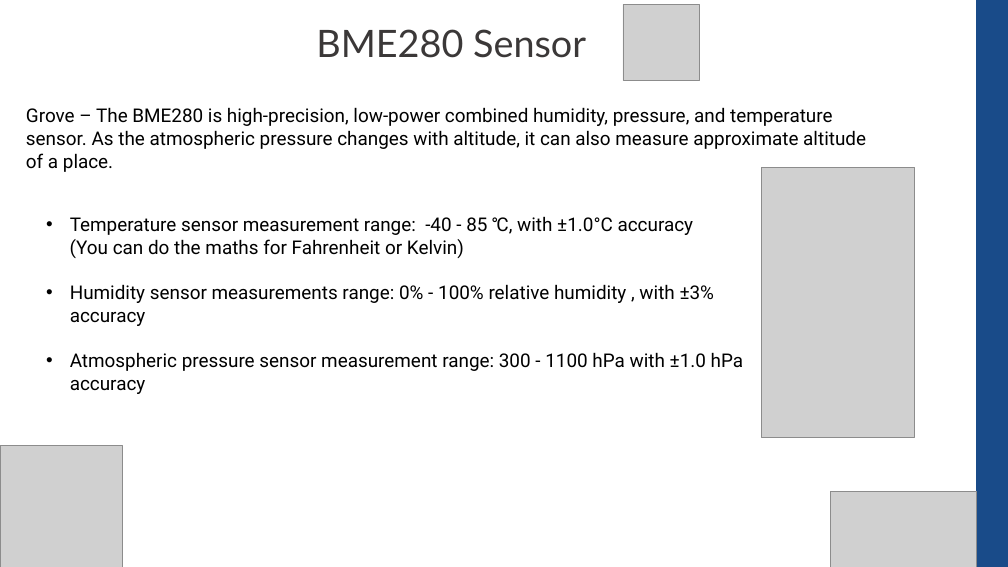
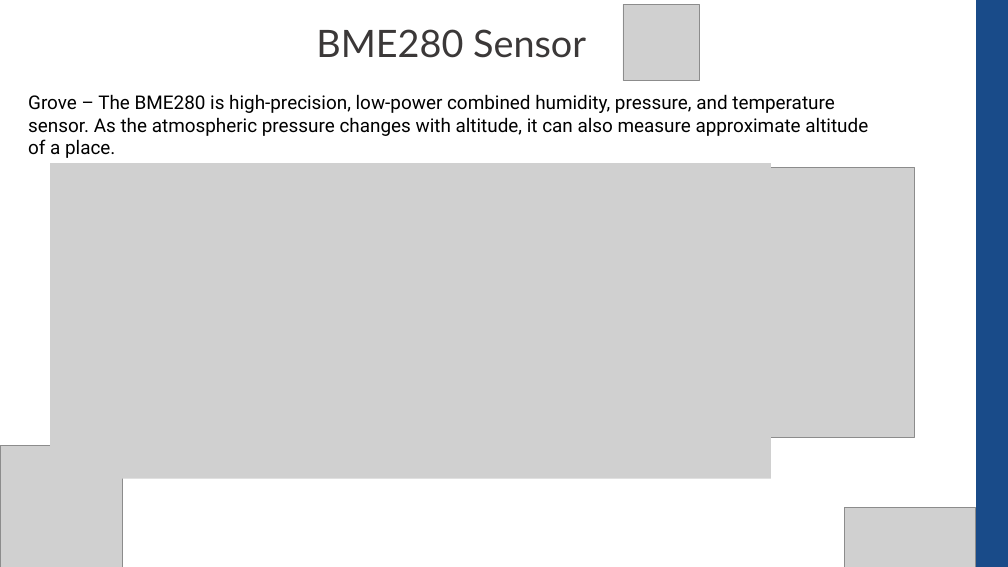
Before and after one commit to CompEng0001/IoT-and-Our-Schools-Environments-for-Education, a slide deck: slide 10 of Lessons/Sensors_101.pptx. Drawn at 1008x567 pixels with LibreOffice and Linux fonts; fonts in the diff are those of the drawing; grey boxes stand for pictures. Boxes give left, top, right and bottom in pixels: in the first picture for what was removed or moved away, otherwise in the second. Text is boxed around its words. In the diff, an @@ line names an element or a change of style, - is before the commit and + after.

Commit message:
Content Added
I have added equations to support the more complex sensor, such as the dust concentration equation and the MQ5 gas equations

```diff
--- a/Lessons/Sensors_101.pptx
+++ b/Lessons/Sensors_101.pptx
@@ text "Grove – The BME280 is ...": place and size @@
-text "Grove – The BME280 is ..." at <box>26,107,866,172</box>
+text "Grove – The BME280 is ..." at <box>28,94,868,158</box>
@@ picture added at <box>50,163,771,479</box> @@
@@ text removed at <box>70,216,743,394</box> @@
-• Temperature sensor measurement range: -40 - 85 ℃, with ±1.0°C accuracy
-(You can do the maths for Fahrenheit or Kelvin)
-• Humidity sensor measurements range: 0% - 100% relative humidity , with ±3% accuracy
-• Atmospheric pressure sensor measurement range: 300 - 1100 hPa with ±1.0 hPa accuracy
@@ picture: place and size @@
-picture at <box>830,492,977,567</box>
+picture at <box>845,507,975,567</box>
```
Also in this commit, not shown: 9 other slides changed.
